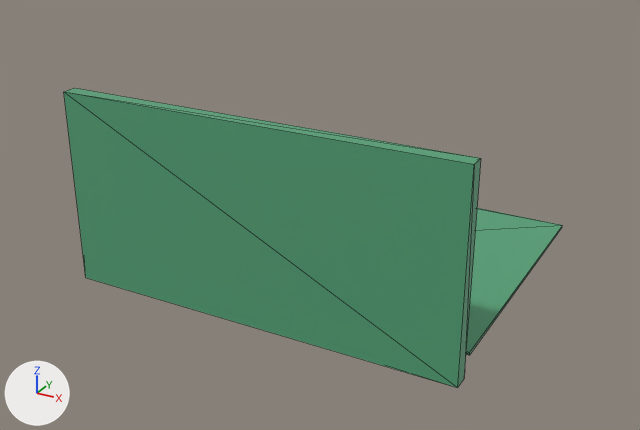
Before and after pictures for a commit that changed the glTF model project/resource/Object/Title_stage/Title_stage.gltf.
Rendered twice from a 50 mm lens placed at (54.5, -105.1, 51.7), pointed at (-1.3, -3.7, 1.0). Lighting does not change. The marker at lower left points along +X, +Y and +Z. The first picture is the older version. Mesh edges are drawn as thin lines.
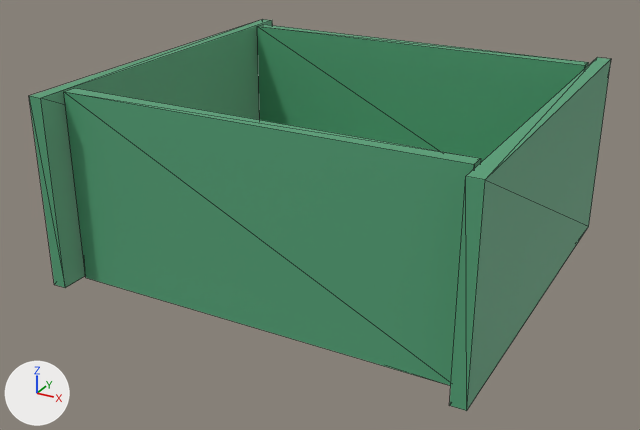
Where the change shows, as pixel boxes [x1, y1, x2, y2] in the pictures (640 x 430 px):
'cube.002', added (green)
    after: [257, 24, 589, 162]
'cube.004', added (green)
    after: [449, 57, 611, 411]
'cube.003', added (green)
    after: [29, 19, 272, 288]
'cube', unchanged, covered by the edit
    before: [466, 208, 563, 355]

What the commit changed:
Material 'Material.005' (mat_material_005) is new.
Its texture is img_ground.
Material 'Material.004' (mat_material_004) is new.
Its texture is img_ground.
Material 'Material.003' (mat_material_003) is new.
Its texture is img_ground.
Mesh me_立方体_004 is new.
It is a box spanning x 28.0..30.0, y -27.6..27.6, z -6.4..20.5.
It uses material mat_material_005 (picture img_ground).
Mesh me_立方体_003 is new.
It is a box spanning x -30.0..-28.0, y -27.6..27.6, z -6.4..20.5.
It uses material mat_material_004 (picture img_ground).
Mesh me_立方体_001 is new.
It is a box spanning x -27.6..27.6, y 22.0..24.0, z -6.4..20.5.
It uses material mat_material_003 (picture img_ground).
Object 'cube.004' (ob_cube_004) is new; it shows me_立方体_004.
Its location is (0.0, 0.0, 0.0).
Object 'cube.003' (ob_cube_003) is new; it shows me_立方体_003.
Its location is (0.0, 0.0, 0.0).
Object 'cube.002' (ob_cube_002) is new; it shows me_立方体_001.
Its location is (0.0, 0.0, 0.0).
